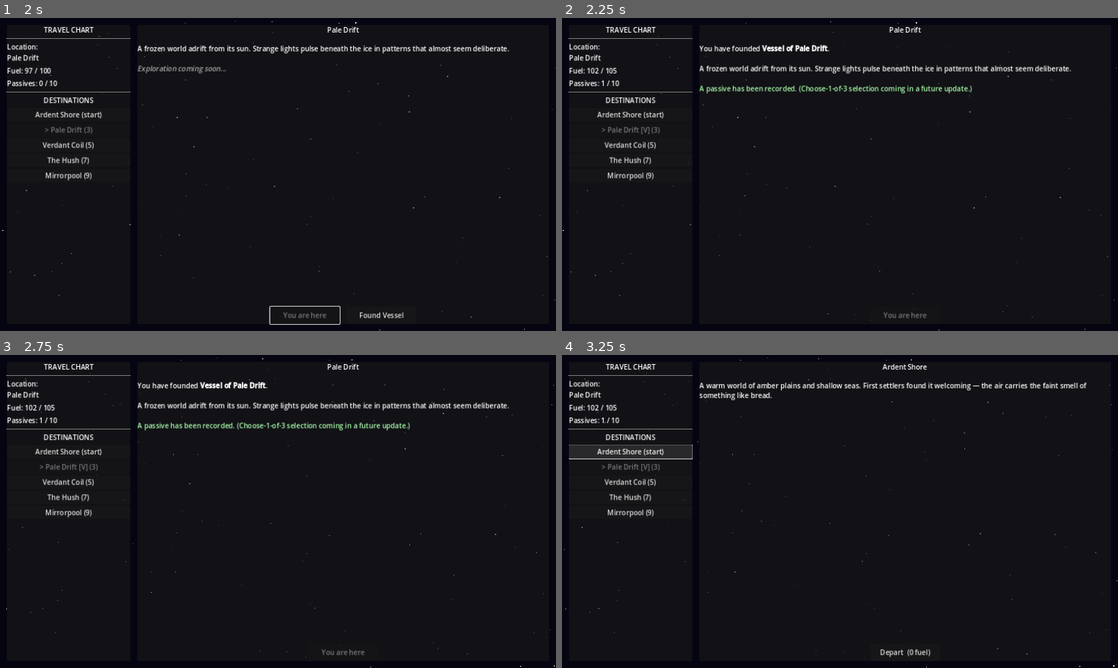
Above: before the commit, frames 1-4 (two rows, left to right).
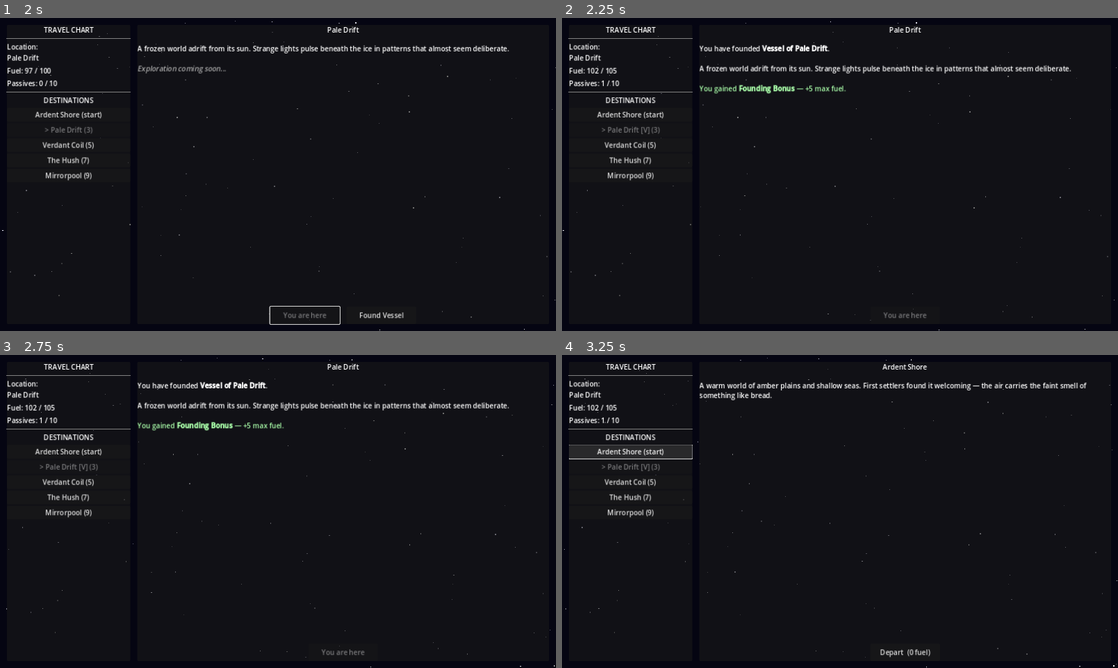
Above: after the commit, the same moments.

Repository: ColdTie/Metanoia-Vessel-2D
Game: Godot game, scene res://scenes/travel/travel_screen.tscn
Same seed, same stepped clock (60 frames per second), same inputs: the game is played once before the commit and once after it.
Inputs:
- Up to frame 1 (2 s): click "Pale Drift (3)" at 0.5 s; click "Depart (3 fuel)" at 1.25 s
- Up to frame 2 (2.25 s): click "Found Vessel" at 2 s
- Up to frame 3 (2.75 s): no input
- Up to frame 4 (3.25 s): click "Ardent Shore (start)" at 2.75 s

Frame 1 is identical in both runs. In frame 2, 0.6% of the frame differs, in the area x 24-74%, y 21-25%; in frame 3, 0.6%; in frame 4, nothing differs.

Commit message:
feat: choose-1-of-3 passive reward on settling
First settlement still grants a guaranteed Founding Bonus; every
settlement after draws 3 random unowned passives from a new
GameState.PASSIVE_POOL and shows an in-scene popup so the player
picks one. Frost Hardened now actually shaves 1 fuel off ice-world
travel instead of being narrative-only.

Co-Authored-By: Claude Sonnet 5 <noreply@anthropic.com>
Claude-Session: https://claude.ai/code/session_01LEUbJZpfqyGe1WSSRjBAFu

Diff:
--- a/scripts/autoloads/game_state.gd
+++ b/scripts/autoloads/game_state.gd
@@ -3,6 +3,37 @@
 # Singleton: all mutable game state. Access via GameState.x anywhere.
 
 const MAX_PASSIVES := 10  # Reaching this triggers void unlock check
+
+# Drawable passive pool for the choose-1-of-3 settling reward.
+# founding_bonus is NOT in this pool — it's granted automatically on the
+# player's first settlement (see travel_screen.gd _on_settle_pressed).
+const PASSIVE_POOL: Array = [
+	{
+		"id": "root_knowledge",
+		"name": "Root Knowledge",
+		"desc": "Jungle worlds yield extra specimens.",
+	},
+	{
+		"id": "echo_listener",
+		"name": "Echo Listener",
+		"desc": "Unlocks extra creature dialogue options.",
+	},
+	{
+		"id": "frost_hardened",
+		"name": "Frost Hardened",
+		"desc": "Ice-world travel costs 1 less fuel.",
+	},
+	{
+		"id": "tide_reader",
+		"name": "Tide Reader",
+		"desc": "Ocean worlds reveal hidden specimens.",
+	},
+	{
+		"id": "dust_walker",
+		"name": "Dust Walker",
+		"desc": "Desert worlds never trigger forced combat.",
+	},
+]
 
 var current_world: String = "Ardent Shore"
 var passives: Array = []          # Array of {id, name, desc, source}
@@ -103,12 +134,30 @@
 	if world.is_empty():
 		return false
 	var cost: int = world.get("distance", 0)
+	if world.get("type", "") == "ice" and has_passive("frost_hardened"):
+		cost = max(0, cost - 1)
 	if fuel < cost:
 		return false
 	fuel -= cost
 	current_world = world["name"]
 	world_changed.emit(current_world)
 	return true
+
+
+func has_passive(passive_id: String) -> bool:
+	for p in passives:
+		if p.get("id", "") == passive_id:
+			return true
+	return false
+
+
+func draw_passive_choices(count: int = 3) -> Array:
+	var available: Array = []
+	for entry in PASSIVE_POOL:
+		if not has_passive(entry["id"]):
+			available.append(entry)
+	available.shuffle()
+	return available.slice(0, min(count, available.size()))
 
 
 func add_passive(passive: Dictionary) -> void:
--- a/scripts/travel/travel_screen.gd
+++ b/scripts/travel/travel_screen.gd
@@ -22,6 +22,7 @@
 var _settle_button: Button
 
 var _selected_world_id: String = ""
+var _ui_root: Control
 
 
 func _ready() -> void:
@@ -96,6 +97,7 @@
 	root.name = "UIRoot"
 	root.set_anchors_and_offsets_preset(Control.PRESET_FULL_RECT)
 	canvas.add_child(root)
+	_ui_root = root
 
 	_build_left_panel(root)
 	_build_right_panel(root)
@@ -290,16 +292,27 @@
 	world["settled"] = true
 	world["vessel_name"] = "Vessel of " + world["name"]
 
-	# Grant the founding passive (choose-1-of-3 UI is TODO)
-	GameState.add_passive({
-		"id": "founding_bonus",
-		"name": "Founding Bonus",
-		"desc": "The act of founding grants clarity. +5 max fuel.",
-		"source": world["name"],
-	})
-	GameState.max_fuel += 5
-	GameState.refuel(5)
-
+	if not GameState.has_passive("founding_bonus"):
+		# First settlement always grants the guaranteed Founding Bonus.
+		GameState.add_passive({
+			"id": "founding_bonus",
+			"name": "Founding Bonus",
+			"desc": "The act of founding grants clarity. +5 max fuel.",
+			"source": world["name"],
+		})
+		GameState.max_fuel += 5
+		GameState.refuel(5)
+		_finish_settle(world, "You gained [b]Founding Bonus[/b] — +5 max fuel.")
+		return
+
+	var choices: Array = GameState.draw_passive_choices(3)
+	if choices.is_empty():
+		_finish_settle(world, "No new passives remain to discover.")
+	else:
+		_show_passive_choice_popup(world, choices)
+
+
+func _finish_settle(world: Dictionary, message: String) -> void:
 	_settle_button.visible = false
 	_populate_destinations()
 	_refresh_status()
@@ -307,10 +320,53 @@
 	_world_desc_label.text = \
 		"You have founded [b]" + world["vessel_name"] + "[/b].\n\n" \
 		+ world.get("description", "") \
-		+ "\n\n[color=#aaffaa]A passive has been recorded. " \
-		+ "(Choose-1-of-3 selection coming in a future update.)[/color]"
+		+ "\n\n[color=#aaffaa]" + message + "[/color]"
 
 	SaveLoad.save_game()
+
+
+func _show_passive_choice_popup(world: Dictionary, choices: Array) -> void:
+	var overlay := ColorRect.new()
+	overlay.name = "PassiveChoiceOverlay"
+	overlay.color = Color(0.0, 0.0, 0.0, 0.65)
+	overlay.set_anchors_and_offsets_preset(Control.PRESET_FULL_RECT)
+	overlay.mouse_filter = Control.MOUSE_FILTER_STOP
+	_ui_root.add_child(overlay)
+
+	var panel := PanelContainer.new()
+	panel.custom_minimum_size = Vector2(420.0, 0.0)
+	panel.set_anchors_preset(Control.PRESET_CENTER)
+	panel.position = Vector2(-210.0, -140.0)
+	overlay.add_child(panel)
+
+	var vbox := VBoxContainer.new()
+	vbox.add_theme_constant_override("separation", 10)
+	panel.add_child(vbox)
+
+	var title := Label.new()
+	title.text = "Choose a Reward"
+	title.horizontal_alignment = HORIZONTAL_ALIGNMENT_CENTER
+	vbox.add_child(title)
+	vbox.add_child(HSeparator.new())
+
+	for choice in choices:
+		var reward: Dictionary = choice
+		var btn := Button.new()
+		btn.text = reward["name"] + "\n" + reward["desc"]
+		btn.custom_minimum_size = Vector2(0.0, 50.0)
+		btn.pressed.connect(func(): _on_passive_choice_selected(world, reward, overlay))
+		vbox.add_child(btn)
+
+
+func _on_passive_choice_selected(world: Dictionary, choice: Dictionary, overlay: Control) -> void:
+	GameState.add_passive({
+		"id": choice["id"],
+		"name": choice["name"],
+		"desc": choice["desc"],
+		"source": world["name"],
+	})
+	overlay.queue_free()
+	_finish_settle(world, "You gained [b]" + choice["name"] + "[/b] — " + choice["desc"])
 
 
 func _on_world_changed(_new_world: String) -> void:
Not shown, changed: design/content-log.md
Not shown, changed: design/systems.md
